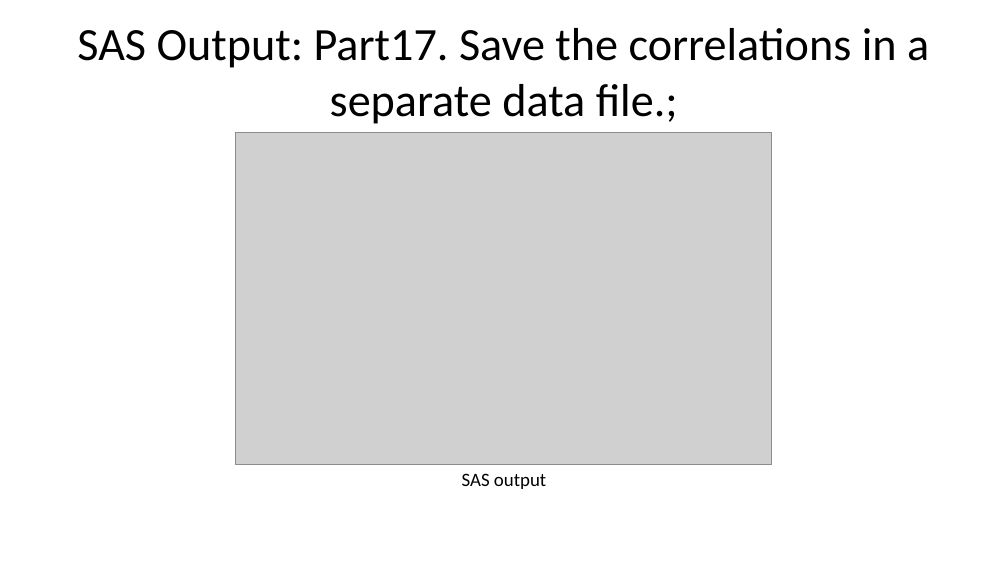
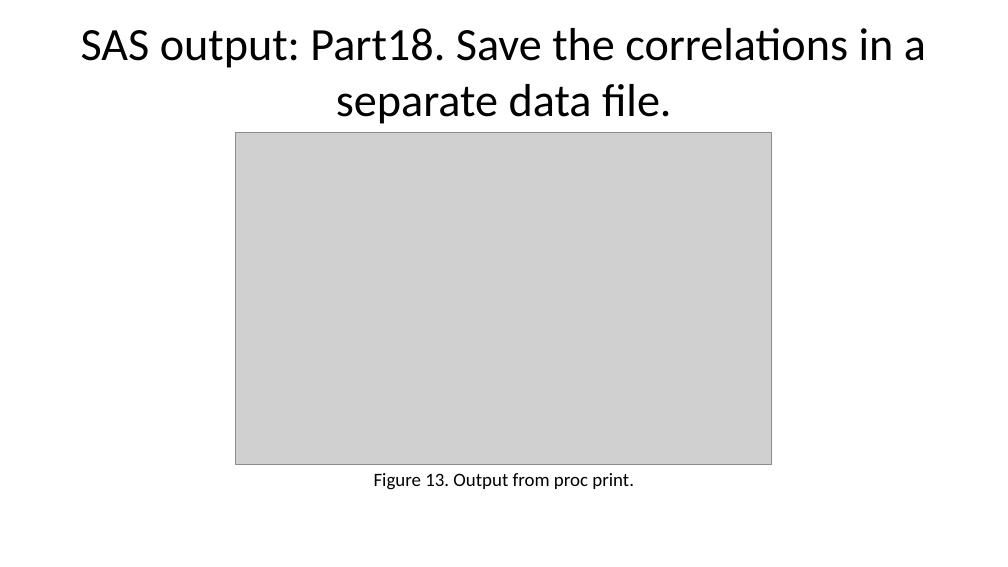
Before and after one commit to pmean/introduction-to-SAS, a slide deck: slide 59 of results/5507-02-simon-slides-and-speaker-notes.pptx (slide 73 before the commit). Drawn at 1008x567 pixels with LibreOffice and Linux fonts; fonts in the diff are those of the drawing; grey boxes stand for pictures. Boxes give left, top, right and bottom in pixels: in the first picture for what was removed or moved away, otherwise in the second. Text is boxed around its words. In the diff, an @@ line names an element or a change of style, - is before the commit and + after.

```diff
--- a/results/5507-02-simon-slides-and-speaker-notes.pptx
+++ b/results/5507-02-simon-slides-and-speaker-notes.pptx
@@ title at [81, 28, 926, 124]: text changed @@
-SAS Output: Part17. Save the correlations in a separate data file.;
+SAS output: Part18. Save the correlations in a separate data file.
@@ text at [374, 473, 634, 490]: text changed @@
-SAS output
+Figure 13. Output from proc print.
```
Also in this commit, not shown: 62 other slides changed, 4 slides added, 23 slides removed, 26 other files.
